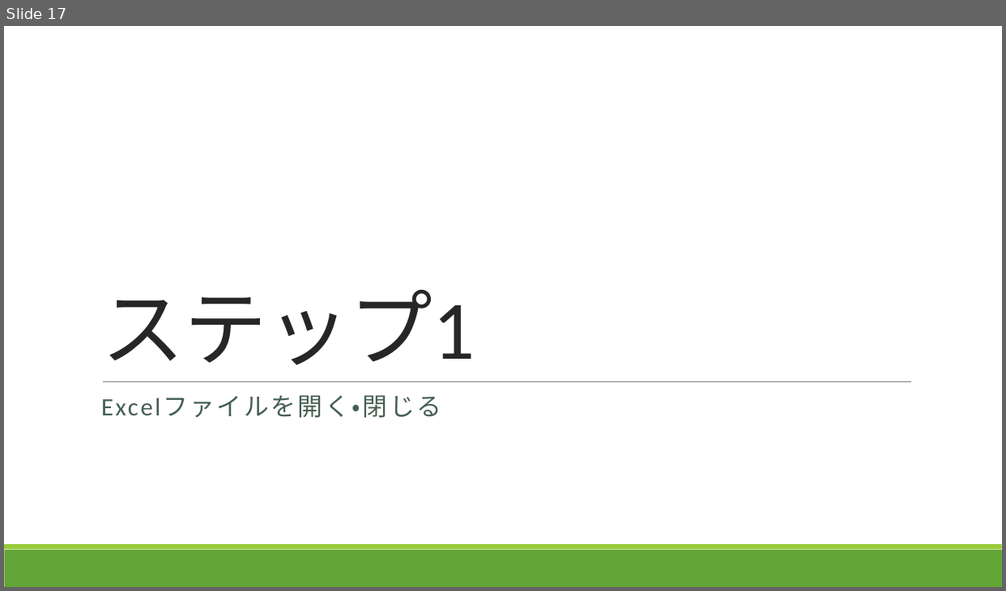
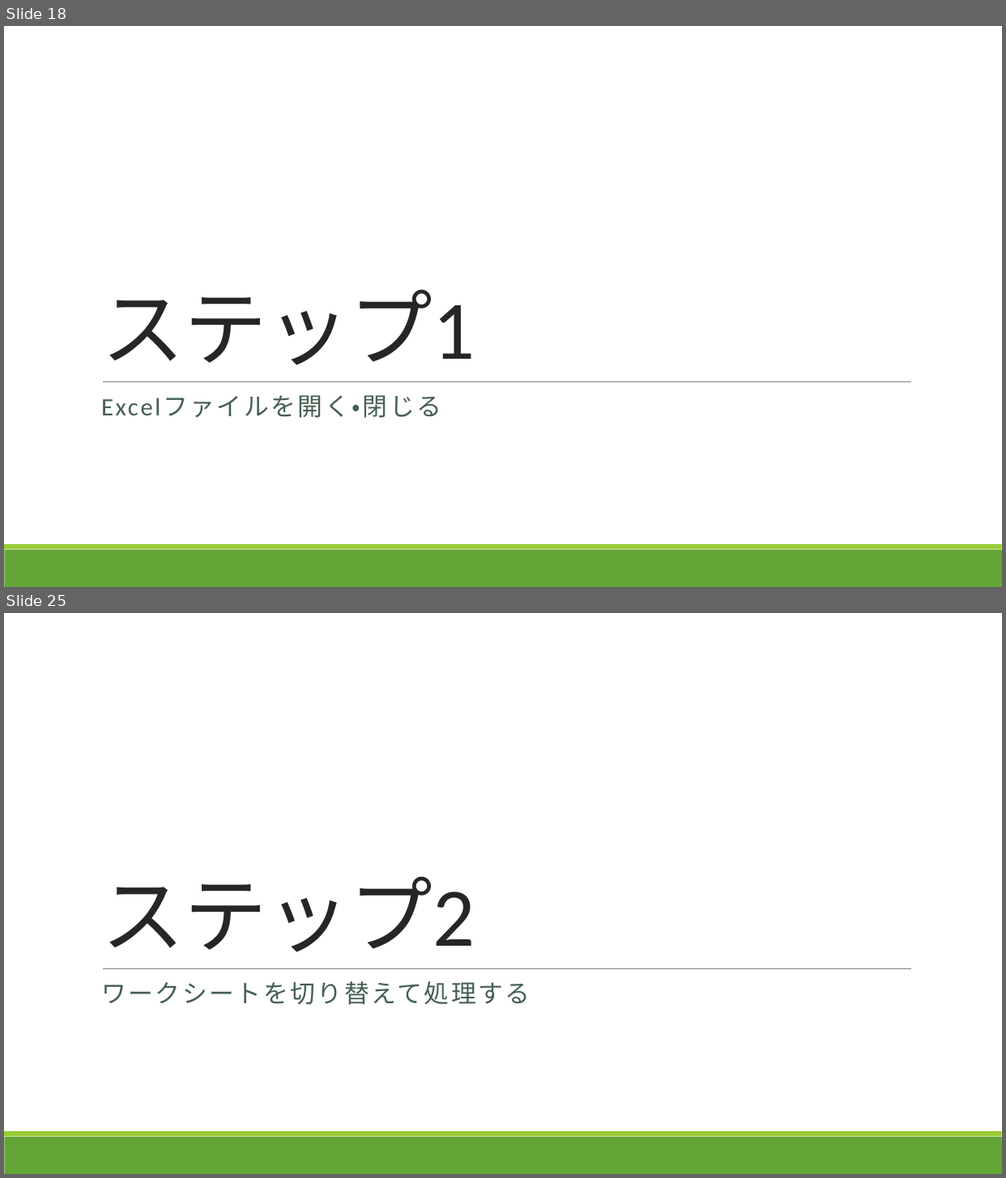
Before and after one commit to takeruko/vba-seminer-2019, a slide deck: contents/4/Excelマクロで学ぶVBA入門_第4回.pptx. Shown one above the other, each under a label of ours: slide 17 before the commit, slides 18 and 25 after it; the slides between them are not shown. The pictures are 1006x591 and 1006x1178 pixels, drawn with LibreOffice and Linux fonts; fonts in the diff are those of the drawing. Boxes give left, top, right and bottom in pixels: in the first picture for what was removed or moved away, otherwise in the second. Text is boxed around its words. In the diff, an @@ line names an element or a change of style, - is before the commit and + after.

```diff
--- a/contents/4/Excelマクロで学ぶVBA入門_第4回.pptx
+++ b/contents/4/Excelマクロで学ぶVBA入門_第4回.pptx
@@ slide 25 added at (x1=4, y1=613, x2=1002, y2=1174), background #FFFFFF; not listed: 3 template elements that a slide beside it also shows @@
@@ title added at (x1=101, y1=876, x2=475, y2=952), 80 pt, text #262626 @@
+ステップ2
@@ text added at (x1=101, y1=982, x2=530, y2=1005), 24 pt, text #455F51 @@
+ワークシートを切り替えて処理する
@@ what was slide 17 is now slide 18 @@
```
Also in this commit, not shown: 3 slides changed, 18 other slides added.
